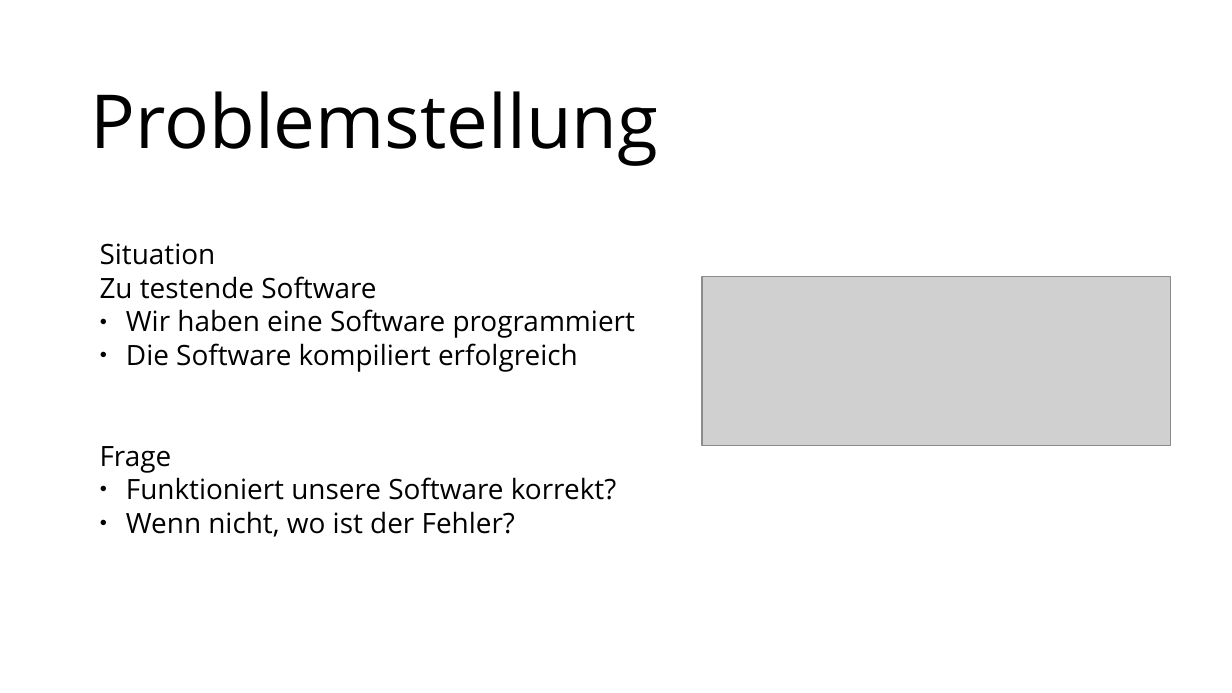
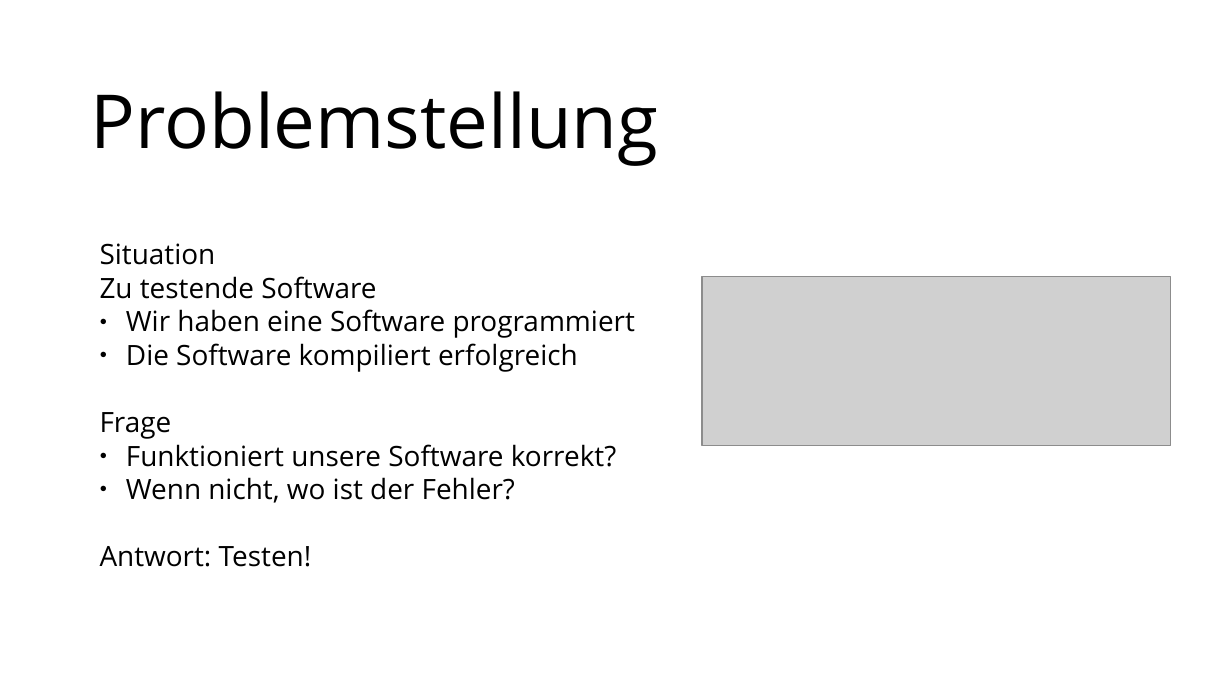
Before and after one commit to MoritzGoeckel/QuickCheck_Experiments, a slide deck: slide 2 of Praesentation.odp. Drawn at 1232x693 pixels with LibreOffice and Linux fonts; fonts in the diff are those of the drawing; grey boxes stand for pictures. Boxes give left, top, right and bottom in pixels: in the first picture for what was removed or moved away, otherwise in the second. Text is boxed around its words. In the diff, an @@ line names an element or a change of style, - is before the commit and + after.

```diff
--- a/Praesentation.odp
+++ b/Praesentation.odp
@@ text at [100,546,312,567]: paragraph added @@
+Antwort: Testen!
```
Also in this commit, not shown: 3 other slides changed, 2 slides added, 1 other file.
